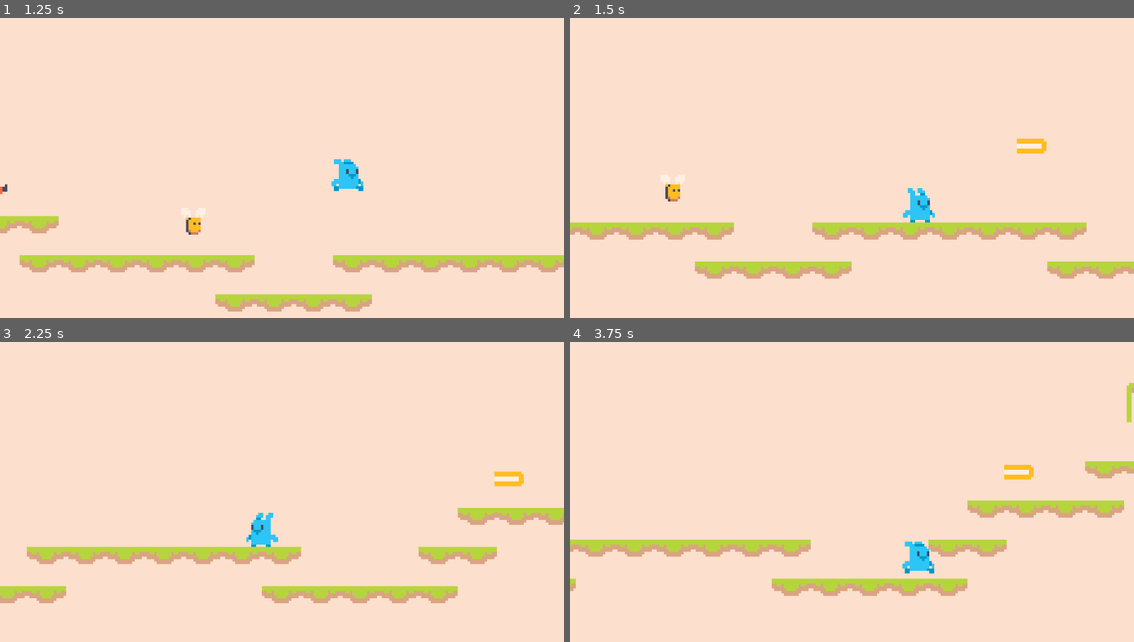
Above: before the commit, frames 1-4 (two rows, left to right).
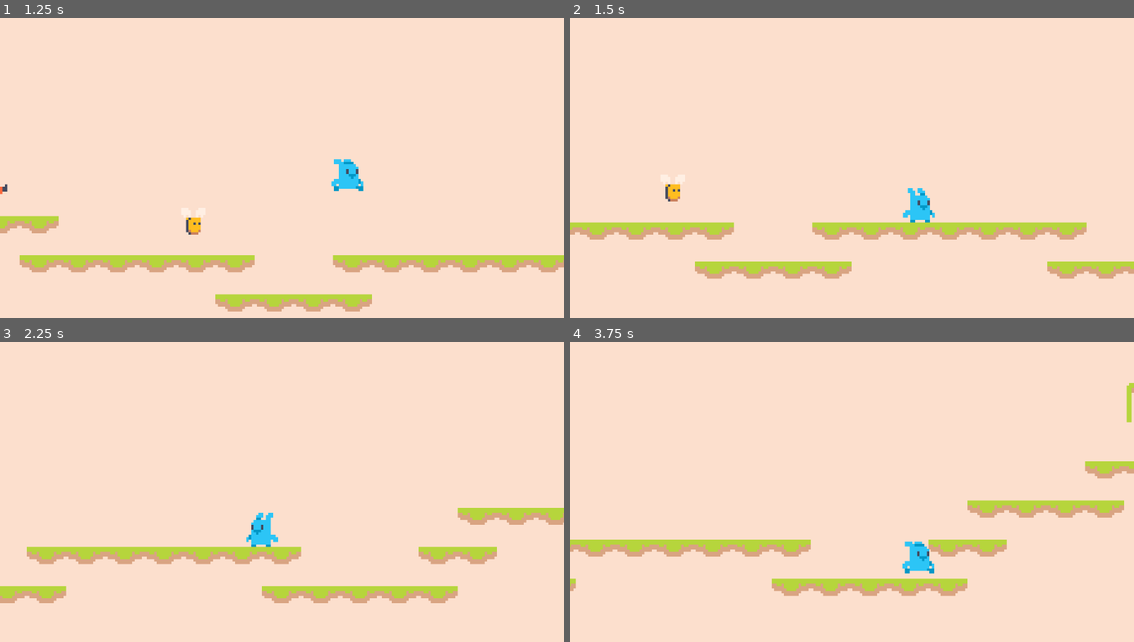
Above: after the commit, the same moments.

Repository: heliosalesjr/shaungodot
Game: Godot game, scene res://scenes/game.tscn
Two runs of this game, one before a commit and one after it. Both use one fixed random seed, a clock stepped at 60 frames per second and the inputs below.
Inputs:
- Up to frame 1 (1.25 s): hold Right (right) from 0.53 s (still down); hold Down (shoot) from 0.53 s (still down); tap Up (jump) at 0.77 s
- Up to frame 2 (1.5 s): keep holding Right (right); release Down (shoot) at 1.28 s; tap Down (shoot) at 1.35 s
- Up to frame 3 (2.25 s): tap Up (jump) at 1.52 s; release Right (right) at 2.03 s; hold Left (left) from 2.03 s (still down); hold Down (shoot) from 2.03 s (still down)
- Up to frame 4 (3.75 s): release Left (left) at 2.78 s; release Down (shoot) at 2.78 s; hold Right (right) from 2.78 s (still down); tap Down (shoot) at 2.85 s; tap Up (jump) at 3.02 s; hold Down (shoot) from 3.53 s (still down)

Frame 1 is identical in both runs. In frame 2, 0.2% of the frame differs, in the area x 79-85%, y 40-46%; in frame 3, 0.2%, in the area x 87-93%, y 43-49%; in frame 4, 0.2%.

Commit message:
fire effect

Diff:
--- a/scenes/player.gd
+++ b/scenes/player.gd
@@ -22,10 +22,12 @@
 	if Input.is_action_just_pressed("jump") && is_on_floor():
 		velocity.y = -200
 
-	if Input.is_action_pressed("shoot") && can_shoot:
+	if Input.is_action_pressed("shoot") && can_shoot && has_gun:
 		can_shoot = false
 		$Timers/CoolDownTimer.start()
 		shoot.emit(global_position, facing_right)
+		$Timers/FireTimer.start()
+		$Fire.get_child(int(facing_right)).show()
 
 func apply_gravity():
 	velocity.y += 10
@@ -47,3 +49,8 @@
 
 func _on_cool_down_timer_timeout():
 	can_shoot = true
+
+
+func _on_fire_timer_timeout():
+	for child in $Fire.get_children():
+		child.hide()
--- a/scenes/player.tscn
+++ b/scenes/player.tscn
@@ -1,10 +1,11 @@
-[gd_scene load_steps=8 format=3 uid="uid://dy67rr5jfihdv"]
+[gd_scene load_steps=9 format=3 uid="uid://dy67rr5jfihdv"]
 
 [ext_resource type="Script" path="res://scenes/player.gd" id="1_3wmog"]
 [ext_resource type="Texture2D" uid="uid://chr56cmye6dac" path="res://assets/graphics/player/basic/idle.png" id="1_g14gr"]
 [ext_resource type="Texture2D" uid="uid://dfptvsmyiy10o" path="res://assets/graphics/player/basic/walk.png" id="3_cs4w3"]
 [ext_resource type="Texture2D" uid="uid://c63pccsg2f4jn" path="res://assets/graphics/player/gun/idle.png" id="3_osevv"]
 [ext_resource type="Texture2D" uid="uid://camdhpjkvrjed" path="res://assets/graphics/player/gun/walk.png" id="5_s0y1k"]
+[ext_resource type="Texture2D" uid="uid://bp6h7xynj37oa" path="res://assets/graphics/bullet/fire.png" id="6_uy631"]
 
 [sub_resource type="CapsuleShape2D" id="CapsuleShape2D_dcp4t"]
 radius = 4.0
@@ -85,9 +86,27 @@
 wait_time = 0.7
 one_shot = true
 
+[node name="FireTimer" type="Timer" parent="Timers"]
+wait_time = 0.1
+one_shot = true
+
 [node name="AnimatedSprite2D" type="AnimatedSprite2D" parent="."]
 sprite_frames = SubResource("SpriteFrames_mpxvo")
 animation = &"walk_gun"
 autoplay = "idle"
 
+[node name="Fire" type="Node2D" parent="."]
+
+[node name="FireLeft" type="Sprite2D" parent="Fire"]
+visible = false
+position = Vector2(-11, 2)
+texture = ExtResource("6_uy631")
+flip_h = true
+
+[node name="FireRight" type="Sprite2D" parent="Fire"]
+visible = false
+position = Vector2(11, 2)
+texture = ExtResource("6_uy631")
+
 [connection signal="timeout" from="Timers/CoolDownTimer" to="." method="_on_cool_down_timer_timeout"]
+[connection signal="timeout" from="Timers/FireTimer" to="." method="_on_fire_timer_timeout"]
